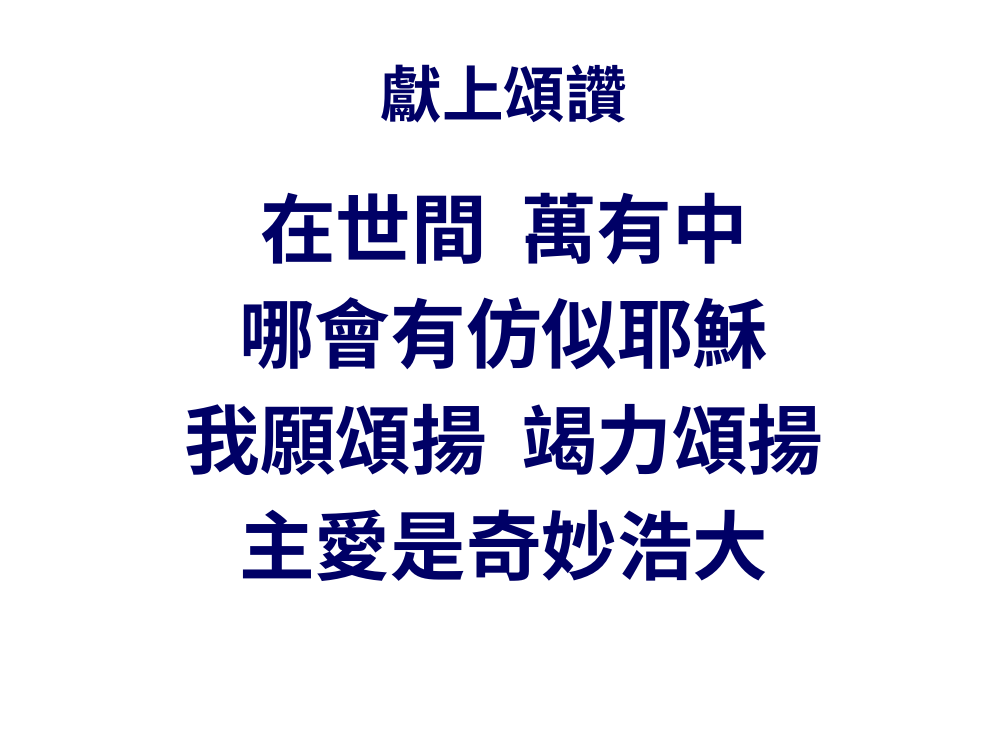
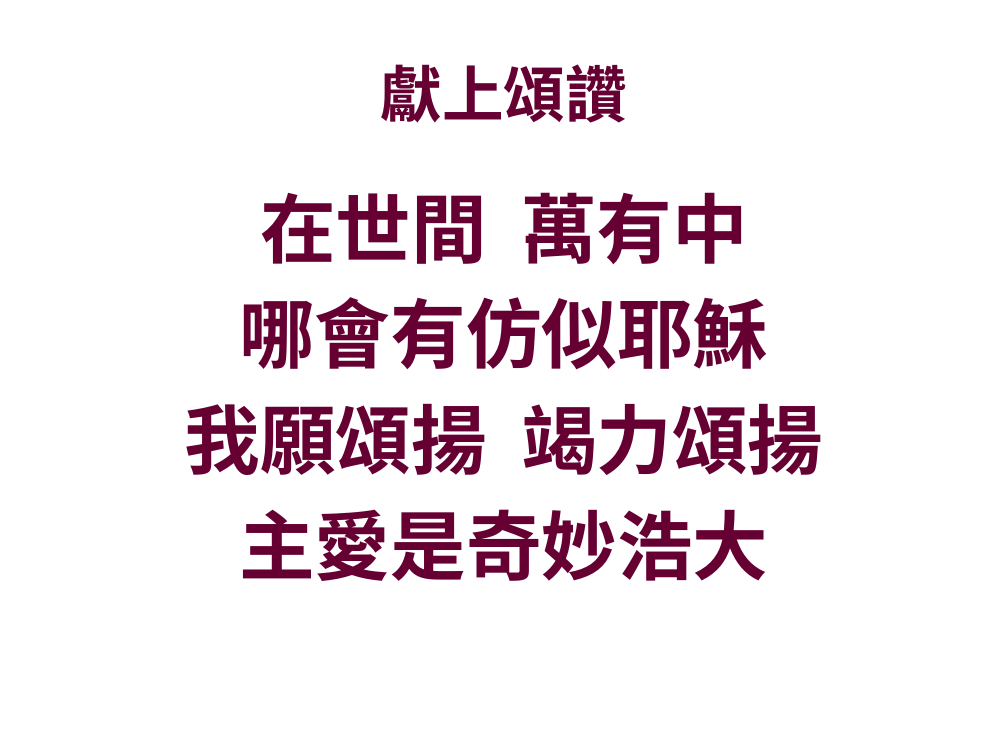
Before and after one commit to batisuoc/prayermeeting, a slide deck: slide 1 of 2019/1月/10-01-2019.pptx. Drawn at 1008x756 pixels with LibreOffice and Linux fonts; fonts in the diff are those of the drawing; background and template pictures are left out. Boxes give left, top, right and bottom in pixels: in the first picture for what was removed or moved away, otherwise in the second. Text is boxed around its words. In the diff, an @@ line names an element or a change of style, - is before the commit and + after.

Commit message:
Update word color

```diff
--- a/2019/1月/10-01-2019.pptx
+++ b/2019/1月/10-01-2019.pptx
@@ title "獻上頌讚" at [381, 64, 627, 123]: text colour #000066 to #660033 @@
@@ text "在世間 萬有中" at [184, 192, 823, 581]: text colour #000066 to #660033 @@
```
Also in this commit, not shown: 3 other slides changed.
